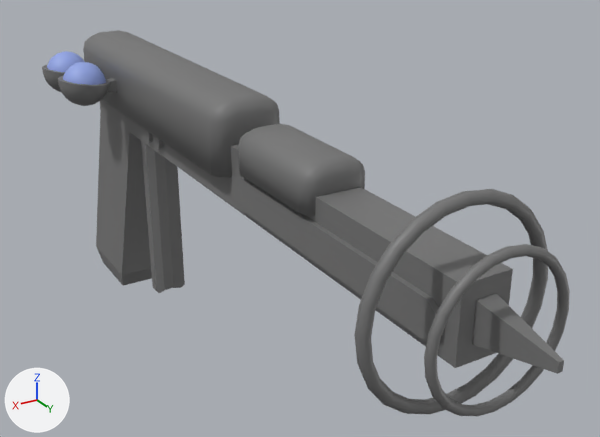
What one commit did to the FBX model Assets/Models/shrinkRay.fbx.
The view is the same before and after, from a 50 mm lens placed at (2.84, 8.42, 3.18), pointed at (-0.46, 2.91, 0.42). Lighting does not change. The marker at lower left points along +X, +Y and +Z.

In view in the first picture: 'Shrink Ray'.
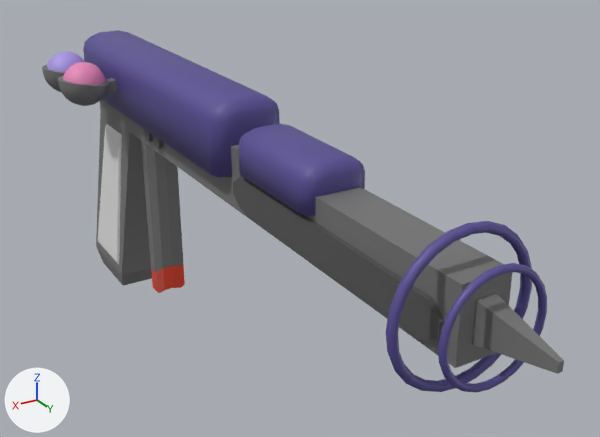
The newer file is also turned or shifted as a whole; pictures and numbers use the older file's frame.

Pixel boxes [x1, y1, x2, y2] of what changed, in the pictures (600 x 437 px; the box of a moved part takes in the faces that stretch with it):
'Shrink Ray', reshaped (6% shorter): before [42, 30, 570, 417]; after [42, 30, 564, 392]
part 1 of me_torus, moved or reshaped: before [354, 189, 570, 417]; after [386, 221, 547, 392]
part 2 of me_torus, added: after [96, 112, 185, 291]
part 3 of me_torus, recoloured: [157, 284, 185, 293] in both
part 4 of me_torus, recoloured: [143, 129, 438, 341] in both
part 5 of me_torus, recoloured (grey to blue): [83, 30, 365, 216] in both
part 6 of me_torus, recoloured (blue to purple): [47, 51, 85, 72] in both
part 7 of me_torus, recoloured (blue to pink): [63, 62, 106, 85] in both

What changed in the scene script:
```text
Add mat_m_shrinkray_lightblue:
    mat_m_shrinkray_lightblue = principled_material('M_ShrinkRay_LightBlue')
    mat_m_shrinkray_lightblue.base_color = (0.403, 0.304, 0.801)  # purple #aa96e7
Add mat_m_shrinkray_darkgrey:
    mat_m_shrinkray_darkgrey = principled_material('M_ShrinkRay_DarkGrey')
    mat_m_shrinkray_darkgrey.base_color = (0.0919, 0.0919, 0.0919)  # dark grey #555555
Add mat_m_shrinkray_blue:
    mat_m_shrinkray_blue = principled_material('M_ShrinkRay_Blue')
    mat_m_shrinkray_blue.base_color = (0.0998, 0.0769, 0.302)  # blue #594e95
Add mat_m_shrinkray_white:
    mat_m_shrinkray_white = principled_material('M_ShrinkRay_White')
    mat_m_shrinkray_white.base_color = (0.8, 0.8, 0.8)  # white #e7e7e7
Add mat_m_shrinkray_red:
    mat_m_shrinkray_red = principled_material('M_ShrinkRay_Red')
    mat_m_shrinkray_red.base_color = (0.8, 0.0578, 0.024)  # red #e7442b
Add mat_m_shrinkray_pink:
    mat_m_shrinkray_pink = principled_material('M_ShrinkRay_Pink')
    mat_m_shrinkray_pink.base_color = (0.8, 0.245, 0.49)  # pink #e788ba
Change me_torus:
    used by ob_shrink_ray; location = (0.0, 0.0, 0.0)
    remove me_torus.from_pydata(...)  # 1128 vertices, 1094 faces; spans x -0.68..0.83, y -0.68..6.13, z -1.32..1.59
    add me_torus.from_pydata(...)  # 1148 vertices, 1114 faces; spans x -0.52..0.83, y -0.68..6.13, z -1.32..1.53
    me_torus part 1: 384 vertices moved from x -0.68..0.68, y 5.34..5.75, z 0.23..1.59 to x -0.52..0.52, y 5.39..5.7, z 0.39..1.42
    me_torus part 2: 20 vertices added at x -0.16..0.28, y -0.56..1.04, z -1.01..0.58
    me_torus part 3: 11 faces spanning x -0.16..0.16, y 0.88..1.04, z -1.0..-0.96 switch from mat_material_003 (grey #757575) to mat_m_shrinkray_red (red #e7442b)
    me_torus part 4: 34 faces spanning x -0.22..0.22, y 1.17..5.49, z 0.74..1.0 switch from mat_material_003 (grey #757575) to mat_m_shrinkray_darkgrey (dark grey #555555)
    me_torus part 5: 478 faces spanning x -0.52..0.52, y -0.33..5.7, z 0.39..1.53 switch from mat_material_003 (grey #757575) to mat_m_shrinkray_blue (blue #594e95)
    me_torus part 6: 130 faces spanning x 0.39..0.8, y -0.05..0.9, z 1.24..1.44 switch from mat_material_001 (blue #94a7e7) to mat_m_shrinkray_lightblue (purple #aa96e7)
    me_torus part 7: 128 faces spanning x 0.39..0.8, y 0.5..0.9, z 1.24..1.44 switch from mat_material_001 (blue #94a7e7) to mat_m_shrinkray_pink (pink #e788ba)
    add me_torus.materials.append(mat_m_shrinkray_white)  # white #e7e7e7
```
